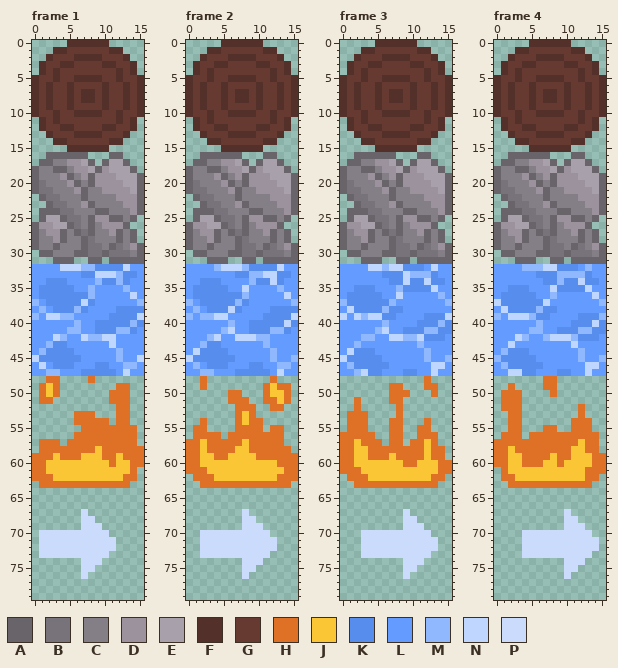
A pixel-art file gets an edit: assets/art/tiles/Blocks.aseprite. This is how it looked before the edit.
16x80 pixels, 4 frames. Colours within 5 levels of each other are drawn and written as one. Shown: frame 1, frame 2, frame 3, frame 4.
Palette (. is transparent): A #68646a  B #78737b  C #847e87  D #9b929e  E #a8a0ab  F #54302a  G #663931  H #df7126  J #fbc636  K #578ded  L #639bff  M #90b8ff  N #bfd6ff  P #cbdbfc
Now the later version:
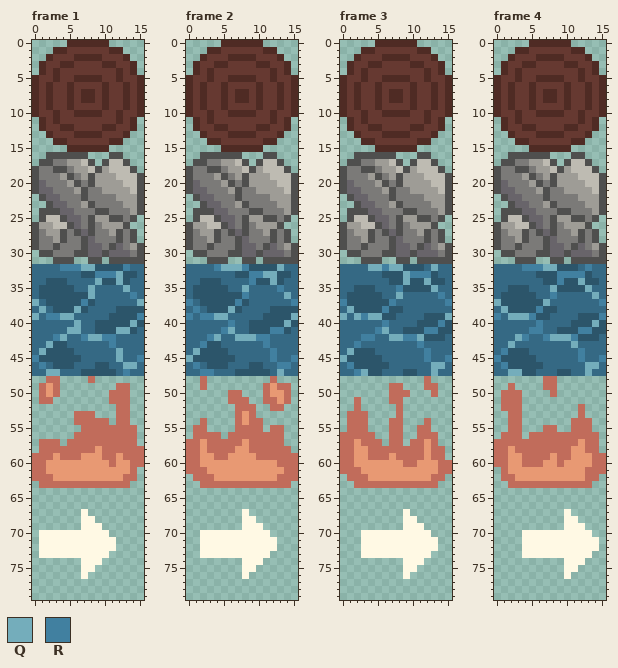
Colours new in this view: Q #74adbb  R #4180a0
Difference:
colour A: #68646a -> #4f4f4e
colour B: #78737b -> #68646a
colour C: #847e87 -> #7b7a78
colour D: #9b929e -> #9e9c96
colour E: #a8a0ab -> #bebbb2
colour F: #54302a -> #4f2b24
colour H: #df7126 -> #c16c5b
colour J: #fbc636 -> #e89973
colour K: #578ded -> #2c556a
colour L: #639bff -> #356984
colour P: #cbdbfc -> #fff9e4
Frame 1, layer "Background":
y 32: x 4..8 NNNMM -> RRRQQ; x 13 N -> R
y 33: x 9..12 NNNM -> RRRQ
y 34: x 9 M -> Q; x 12 M -> Q
y 35: x 8 M -> Q; x 13 M -> Q
y 36: x 8 M -> Q; x 14 N -> R
y 37: x 0 M -> Q; x 7 N -> R; x 15 M -> Q
y 38: x 1 M -> Q; x 6 M -> Q
y 39: x 0 M -> Q; x 2..5 NNMM -> RRQQ; x 15 N -> R
y 40: x 6 M -> Q; x 14 M -> Q
y 41: x 5..6 MM -> QQ; x 12..13 MM -> QQ
y 42: x 3..4 NM -> RQ; x 7..11 NMMNN -> RQQRR
y 43: x 2 M -> Q; x 11 N -> R
y 44: x 1 M -> Q; x 12 M -> Q
y 45: x 0 N -> R; x 12 M -> Q; x 15 N -> R
y 46: x 1 N -> R; x 13..14 MM -> QQ
y 47: x 2..3 MM -> QQ; x 13 N -> R
Frame 2, layer "Background":
y 32: x 4..8 MNNNM -> RQQQR; x 13 N -> Q
y 33: x 9..12 MMNN -> RRQQ
y 34: x 9 M -> R; x 12 N -> Q
y 35: x 8 N -> Q; x 13 M -> R
y 36: x 8 M -> R; x 14 N -> Q
y 37: x 0 M -> R; x 7 M -> R; x 15 M -> R
y 38: x 1 M -> R; x 6 N -> Q
y 39: x 0 M -> R; x 2..5 MMNN -> RRQQ; x 15 N -> Q
y 40: x 6 M -> R; x 14 N -> Q
y 41: x 5..6 MN -> RQ; x 12..13 MM -> RR
y 42: x 3..4 MN -> RQ; x 7..11 NNNMM -> QQQRR
y 43: x 2 M -> R; x 11 M -> R
y 44: x 1 N -> Q; x 12 M -> R
y 45: x 0 N -> Q; x 12 M -> R; x 15 M -> R
y 46: x 1 M -> R; x 13..14 MM -> RR
y 47: x 2..3 MM -> RR; x 13 N -> Q
Frame 3, layer "Background":
y 32: x 4..8 NNMNN -> QQRQQ; x 13 N -> Q
y 33: x 9..12 NMMM -> QRRR
y 34: x 9 N -> Q; x 12 N -> Q
y 35: x 8 M -> R; x 13 N -> Q
y 36: x 8 N -> Q; x 14 M -> R
y 37: x 0 M -> R; x 7 M -> R; x 15 M -> R
y 38: x 1 N -> Q; x 6 M -> R
y 39: x 0 N -> Q; x 2..5 NMNN -> QRQQ; x 15 N -> Q
y 40: x 6 M -> R; x 14 M -> R
y 41: x 5..6 MN -> RQ; x 12..13 MM -> RR
y 42: x 3..4 MM -> RR; x 7..11 NNMMN -> QQRRQ
y 43: x 2 M -> R; x 11 M -> R
y 44: x 1 N -> Q; x 12 M -> R
y 45: x 0 N -> Q; x 12 M -> R; x 15 M -> R
y 46: x 1 M -> R; x 13..14 NN -> QQ
y 47: x 2..3 MN -> RQ; x 13 N -> Q
Frame 4, layer "Background":
y 32: x 4..8 MMMNN -> RRRQQ; x 13 M -> R
y 33: x 9..12 MMMM -> RRRR
y 34: x 9 M -> R; x 12 N -> Q
y 35: x 8 N -> Q; x 13 N -> Q
y 36: x 8 M -> R; x 14 N -> Q
y 37: x 0 N -> Q; x 7 N -> Q; x 15 M -> R
y 38: x 1 N -> Q; x 6 M -> R
y 39: x 0 M -> R; x 2..5 NNNM -> QQQR; x 15 M -> R
y 40: x 6 M -> R; x 14 N -> Q
y 41: x 5..6 MM -> RR; x 12..13 MM -> RR
y 42: x 3..4 NM -> QR; x 7..11 MNNNM -> RQQQR
y 43: x 2 N -> Q; x 11 N -> Q
y 44: x 1 M -> R; x 12 M -> R
y 45: x 0 M -> R; x 12 M -> R; x 15 M -> R
y 46: x 1 M -> R; x 13..14 NN -> QQ
y 47: x 2..3 NN -> QQ; x 13 N -> Q
Changed places in both pictures, as pixel boxes (x1, y1, x2, y2):
changed: (32, 40, 144, 579)
changed: (186, 40, 298, 579)
changed: (340, 40, 452, 579)
changed: (494, 40, 606, 579)
